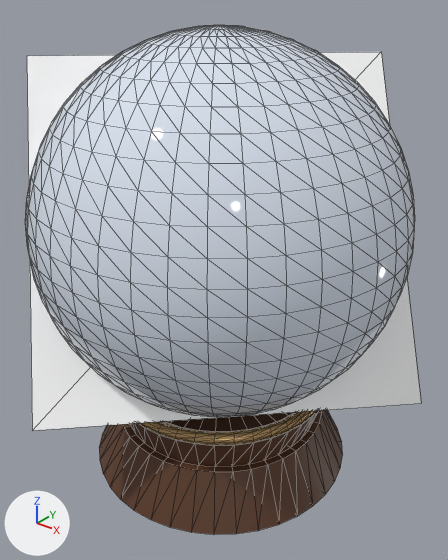
The glTF model assets/3d/models/crystalball.glb as it was, and as the next commit left it.
Before and after are seen from a camera (50 mm lens) standing at (0.335, -0.414, 0.448) and looking at (0.007, -0.003, 0.194). Arrows for +X, +Y and +Z are at lower left; the lights stay in place. The older version comes first. Mesh edges are drawn as thin lines.

Objects in the first picture: 'Brass', 'Glass', 'Screen', 'Walnut'.
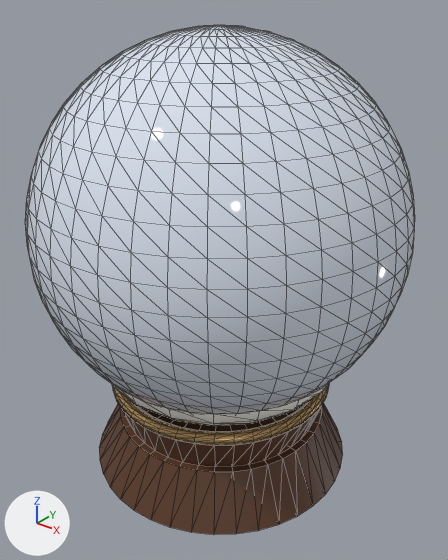
Where the change shows, as pixel boxes (x1, y1, x2, y2) in the pictures (448 x 560 px):
```json
{"object": "Screen", "change": "deleted", "before": [27, 52, 421, 430]}
{"object": "Snow", "change": "added", "after": [111, 383, 329, 426]}
```

The change, as JSON lines over the scene's bpy script:
```json
{"op": "add", "block": "mat_snow", "code": ["mat_snow = principled_material('Snow')", "mat_snow.base_color = (0.922, 0.888, 0.823)  # white #f6f2ea", "mat_snow.roughness = 0.7"]}
{"op": "add", "block": "me_snow", "code": ["me_snow = bpy.data.meshes.new('Snow')", "me_snow.from_pydata(...)  # 256 vertices, 496 faces; spans x -0.122..0.122, y -0.122..0.122, z 0.077..0.243", "me_snow.materials.append(mat_snow)  # white #f6f2ea"]}
{"op": "remove", "block": "ob_screen", "code": ["ob_screen = bpy.data.objects.new('Screen', me_screen)", "ob_screen.location = (0.0, 0.0, 0.0)"]}
{"op": "add", "block": "ob_snow", "code": ["ob_snow = bpy.data.objects.new('Snow', me_snow)", "ob_snow.location = (0.0, 0.0, 0.0)"]}
```
